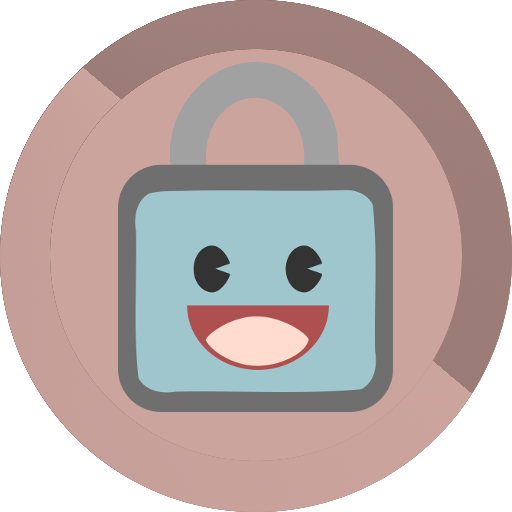
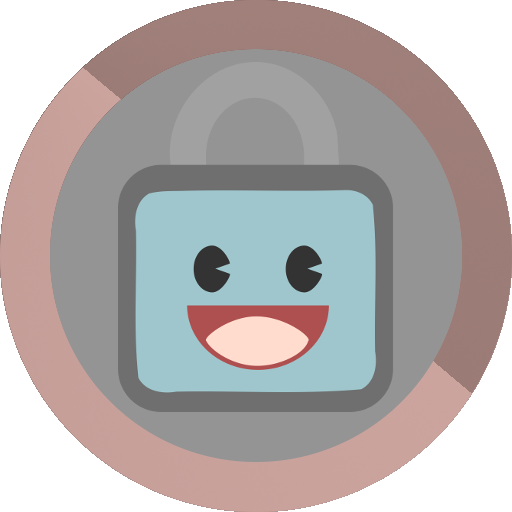
Comparing the layer stacks of the two 512x512 images. Changes:
painted on "background-line" over [50,51,462,462]
painted on "backgroud-circle" over [0,0,512,512]
